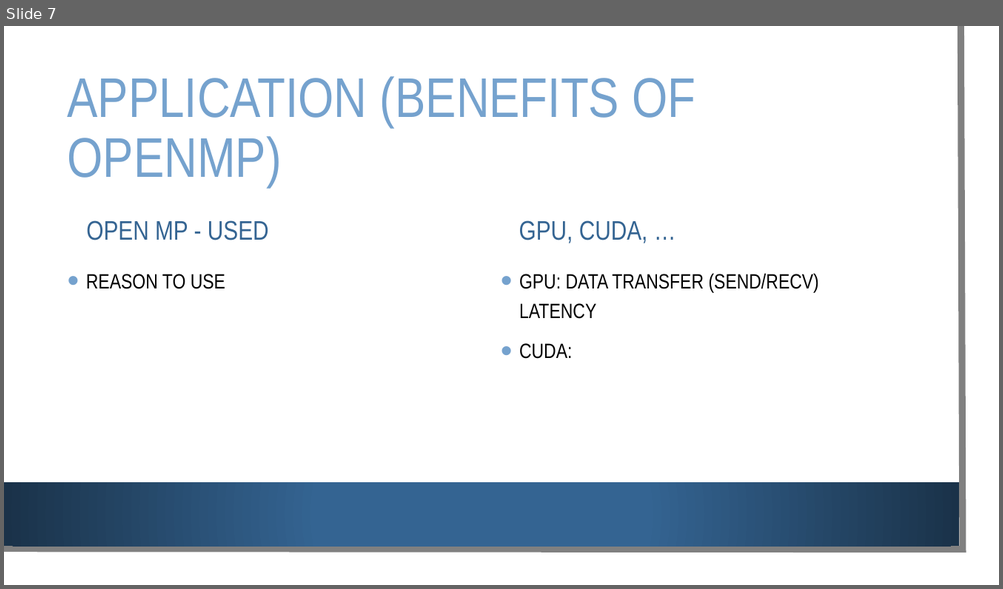
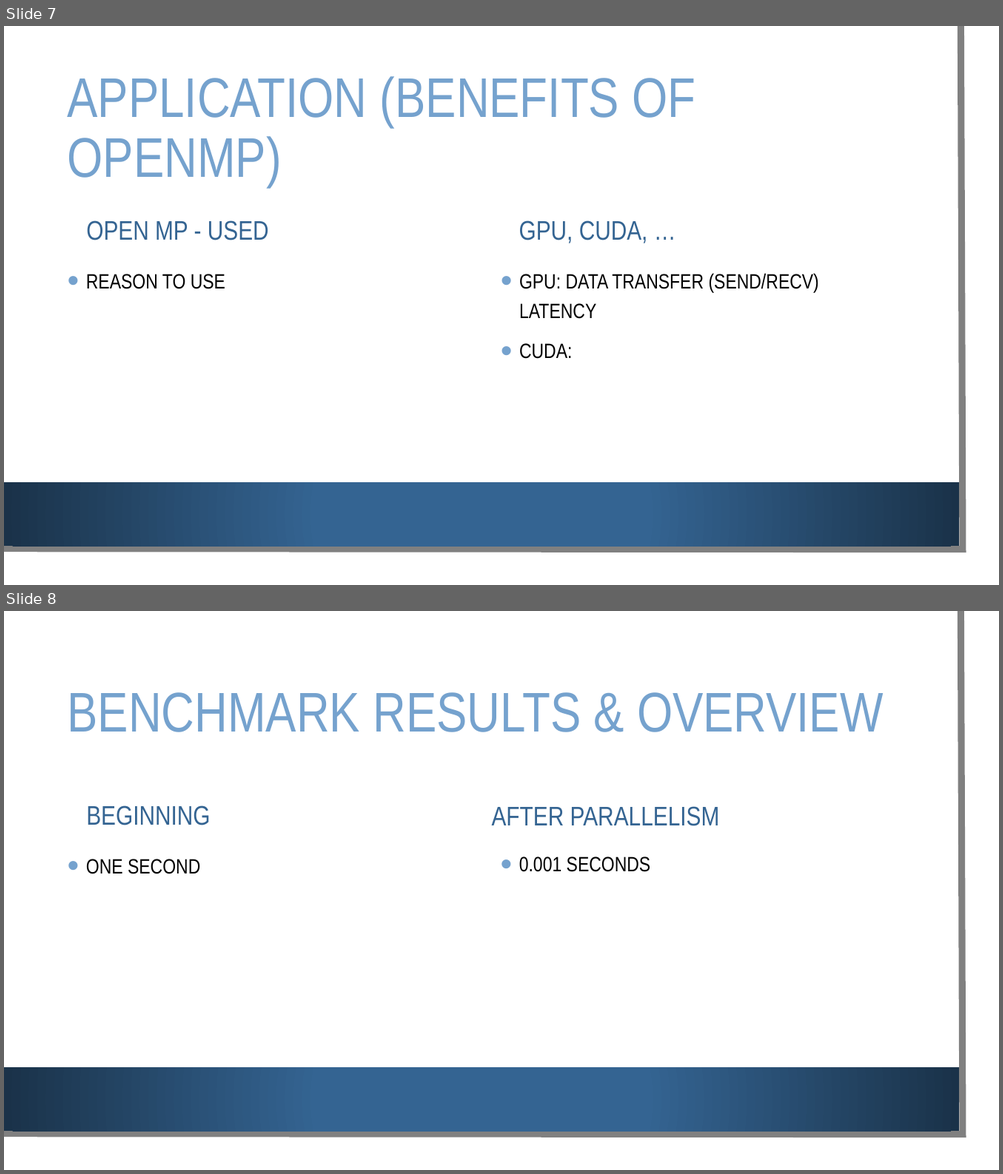
Before and after one commit to MatthewFrench/Project-Fluffy-Pug-Command-Line, a slide deck: ppt/Presentation.pptx. Shown one above the other, each under a label of ours: slide 7 before the commit, slides 7 and 8 after it. The pictures are 1003x589 and 1003x1174 pixels, drawn with LibreOffice and Linux fonts; fonts in the diff are those of the drawing; background and template pictures are left out. Boxes give left, top, right and bottom in pixels: in the first picture for what was removed or moved away, otherwise in the second. Text is boxed around its words. In the diff, an @@ line names an element or a change of style, - is before the commit and + after.

Commit message:
some changes

```diff
--- a/ppt/Presentation.pptx
+++ b/ppt/Presentation.pptx
@@ slide 8 added at <box>4,611,999,1170</box>, background picture (left out); not listed: 3 template elements that a slide beside it also shows @@
@@ title added at <box>68,692,883,732</box>, 54 pt, text #75A2CE @@
+BENCHMARK RESULTS & OVERVIEW
@@ text added at <box>86,806,210,826</box>, 26 pt, text #346492 @@
+BEGINNING
@@ text added at <box>492,806,720,826</box>, 26 pt, text #346492 @@
+AFTER PARALLELISM
@@ text added at <box>86,859,200,874</box>, 20 pt, text #000000 @@
+• ONE SECOND
@@ text added at <box>519,857,651,872</box>, 20 pt, text #000000 @@
+• 0.001 SECONDS
```
Also in this commit, not shown: 1 other slide added, 3 slides removed.
